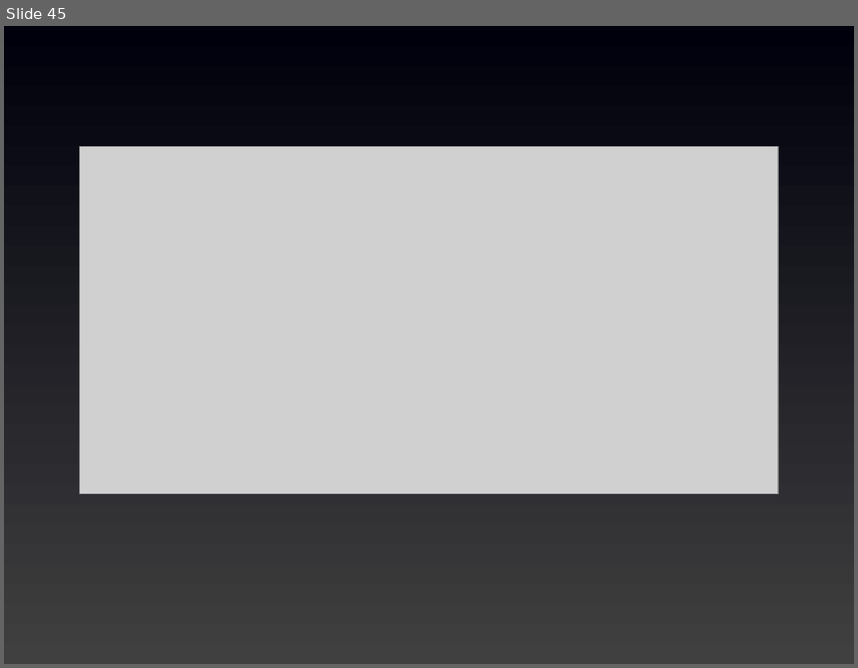
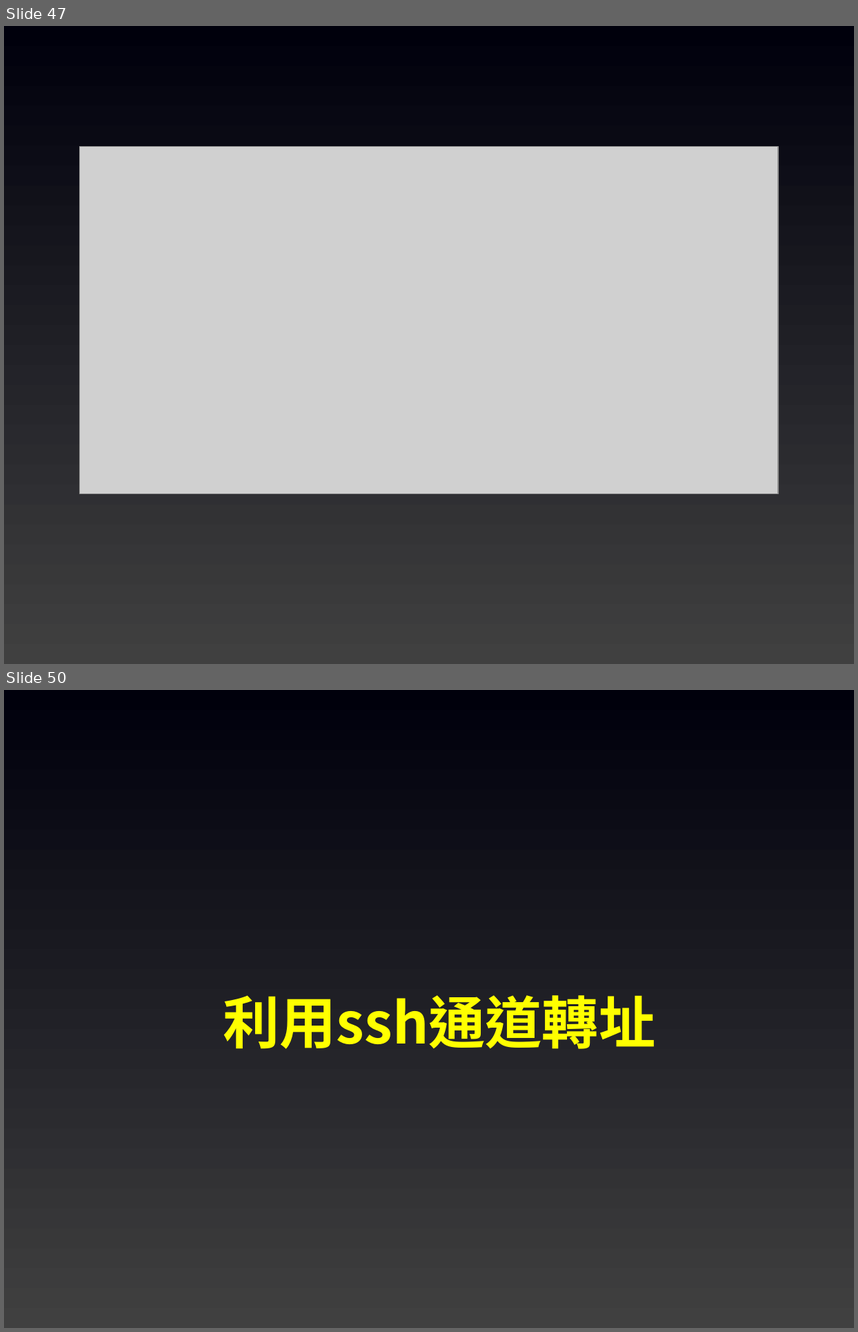
Before and after one commit to joshhu/sculinebot2024, a slide deck: Slides/05. 基礎觀念及知識.pptx. Shown one above the other, each under a label of ours: slide 45 before the commit, slides 47 and 50 after it; the slides between them are not shown. The pictures are 858x668 and 858x1332 pixels, drawn with LibreOffice and Linux fonts; fonts in the diff are those of the drawing; grey boxes stand for pictures. Boxes give left, top, right and bottom in pixels: in the first picture for what was removed or moved away, otherwise in the second. Text is boxed around its words. In the diff, an @@ line names an element or a change of style, - is before the commit and + after.

```diff
--- a/Slides/05. 基礎觀念及知識.pptx
+++ b/Slides/05. 基礎觀念及知識.pptx
@@ slide 50 added at [4, 690, 854, 1328], background gradient #404040 to #00000C @@
@@ text added at [223, 995, 656, 1049], 48 pt, text #FFFF00, bold @@
+利用ssh通道轉址
@@ what was slide 45 is now slide 47 @@
```
Also in this commit, not shown: 7 slides changed, 4 other slides added, 6 other files.
